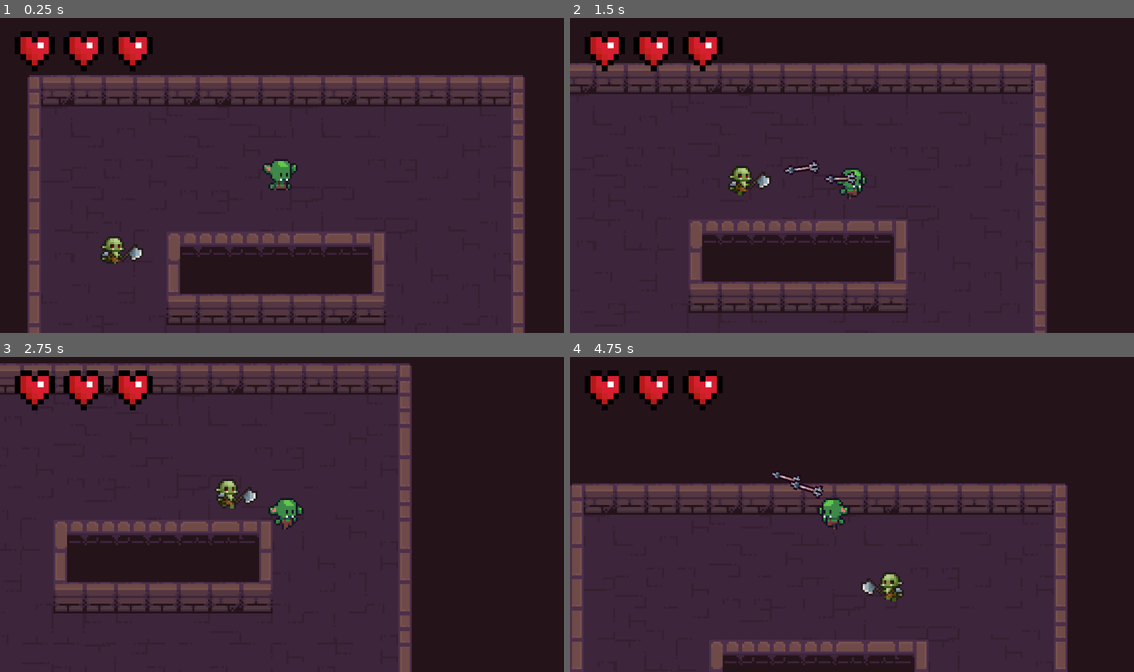
Above: before the commit, frames 1-4 (two rows, left to right).
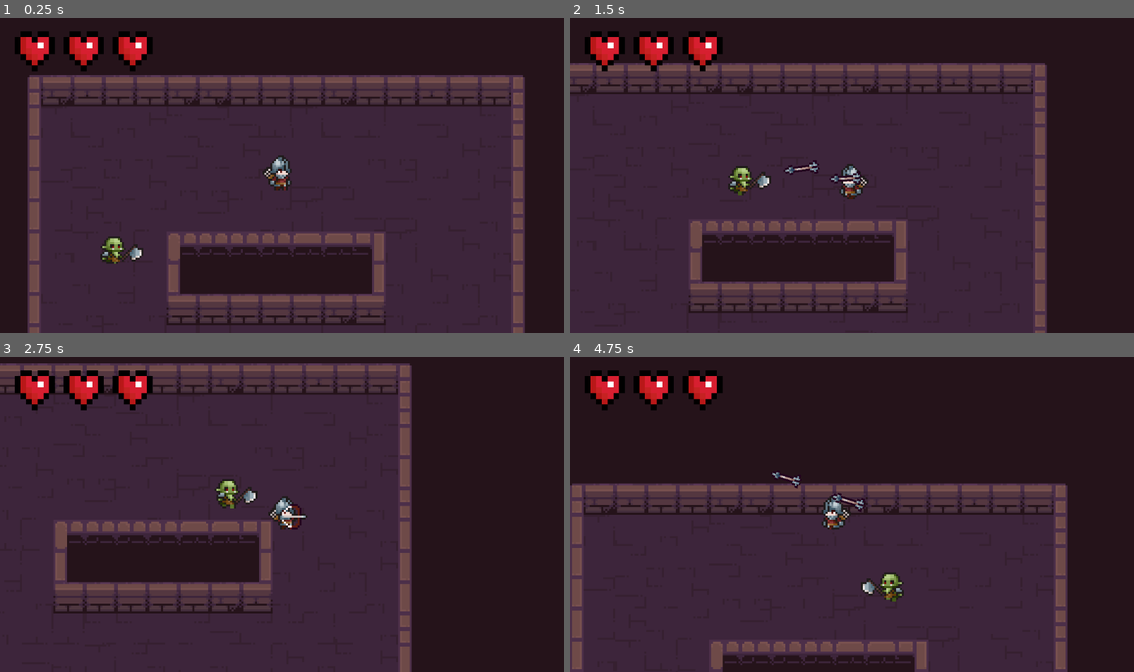
Above: after the commit, the same moments.

Repository: CatsAreCuteAndFast/knockback-topdown
Game: Godot game, scene res://scenes/levels/main_level.tscn
Two runs of this game, one before a commit and one after it. Both use one fixed random seed, a clock stepped at 60 frames per second and the inputs below.
Inputs (mouse positions are in pixels of both pictures, inside the frame that each line leads up to):
- Up to frame 1 (0.25 s): no input
- Up to frame 2 (1.5 s): move the mouse to (976, 159) at 0.52 s; press the mouse at (976, 159) at 0.53 s; hold D (right) 0.53-1.28 s; move the mouse to (739, 191) at 1.27 s; release the mouse at (739, 191) at 1.28 s; hold S (down) from 1.28 s (still down); click (739, 191) at 1.35 s
- Up to frame 3 (2.75 s): move the mouse to (338, 445) at 2.02 s; release S (down) at 2.03 s; press the mouse at (338, 445) at 2.03 s; hold D (right) from 2.03 s (still down)
- Up to frame 4 (4.75 s): move the mouse to (823, 577) at 2.77 s; release D (right) at 2.78 s; release the mouse at (823, 577) at 2.78 s; hold W (up) 2.78-3.53 s; click (823, 577) at 2.85 s; move the mouse to (1021, 561) at 3.52 s; press the mouse at (1021, 561) at 3.53 s; hold A (left) from 3.53 s (still down); move the mouse to (682, 467) at 4.27 s; release the mouse at (682, 467) at 4.28 s; click (682, 467) at 4.35 s

The runs differ from the first frame. In frame 1, 0.4% of the frame differs, in the area x 46-53%, y 43-55%; in frame 2, 0.4%; in frame 3, 0.4%; in frame 4, 0.6%, in the area x 38-53%, y 39-55%.

Commit message:
Upgraded character sprites

Diff:
--- a/scenes/player.tscn
+++ b/scenes/player.tscn
@@ -1,12 +1,13 @@
-[gd_scene load_steps=39 format=3 uid="uid://bakfqh1scbfls"]
-
-[ext_resource type="Texture2D" uid="uid://depaho4mhmk1u" path="res://assets/sprites/characters/Goblin/PNG/spr_idle_strip9.png" id="1_5xdqb"]
+[gd_scene load_steps=44 format=3 uid="uid://bakfqh1scbfls"]
+
 [ext_resource type="Script" path="res://scripts/player.gd" id="1_7ktty"]
-[ext_resource type="Texture2D" uid="uid://d4mwxfbxooyyw" path="res://assets/sprites/characters/Goblin/PNG/spr_death_strip13.png" id="3_4y7ti"]
+[ext_resource type="Texture2D" uid="uid://cfay82e6dxpcq" path="res://assets/sprites/characters/Soldier/Soldier/Soldier-Death.png" id="2_kpo82"]
+[ext_resource type="Texture2D" uid="uid://5381e566d60k" path="res://assets/sprites/characters/Soldier/Soldier/Soldier-Idle.png" id="3_5ub65"]
 [ext_resource type="Script" path="res://scripts/heart_rendering.gd" id="4_2lric"]
-[ext_resource type="Texture2D" uid="uid://cndjw2ec7q8tq" path="res://assets/sprites/characters/Goblin/PNG/spr_run_strip8.png" id="4_i70v2"]
+[ext_resource type="Texture2D" uid="uid://cfw8n3wsyl7kk" path="res://assets/sprites/characters/Soldier/Soldier/Soldier-Attack03.png" id="4_y3gts"]
 [ext_resource type="PackedScene" uid="uid://cu3ysa60mvruu" path="res://scenes/heart.tscn" id="5_1t88h"]
 [ext_resource type="PackedScene" uid="uid://5k86ltesxpd2" path="res://scenes/health.tscn" id="5_33ota"]
+[ext_resource type="Texture2D" uid="uid://p6hgw4p2j03e" path="res://assets/sprites/characters/Soldier/Soldier/Soldier-Walk.png" id="5_u1ye7"]
 [ext_resource type="Script" path="res://scripts/states/state_machine.gd" id="7_pn01r"]
 [ext_resource type="Script" path="res://scripts/states/player_states/idle.gd" id="8_7y0h3"]
 [ext_resource type="Script" path="res://scripts/states/death.gd" id="8_uijcg"]
@@ -14,155 +15,151 @@
 [ext_resource type="Script" path="res://scripts/states/bow_attack.gd" id="12_3l86e"]
 [ext_resource type="PackedScene" uid="uid://dawvk43i148p3" path="res://scenes/arrow.tscn" id="13_0rxdf"]
 
-[sub_resource type="AtlasTexture" id="AtlasTexture_rjqi6"]
-atlas = ExtResource("3_4y7ti")
-region = Rect2(192, 0, 96, 64)
-
-[sub_resource type="AtlasTexture" id="AtlasTexture_2wq6k"]
-atlas = ExtResource("3_4y7ti")
-region = Rect2(288, 0, 96, 64)
-
-[sub_resource type="AtlasTexture" id="AtlasTexture_xgwd7"]
-atlas = ExtResource("3_4y7ti")
-region = Rect2(384, 0, 96, 64)
-
-[sub_resource type="AtlasTexture" id="AtlasTexture_830u6"]
-atlas = ExtResource("3_4y7ti")
-region = Rect2(480, 0, 96, 64)
-
-[sub_resource type="AtlasTexture" id="AtlasTexture_c1vbe"]
-atlas = ExtResource("3_4y7ti")
-region = Rect2(576, 0, 96, 64)
-
-[sub_resource type="AtlasTexture" id="AtlasTexture_c0bva"]
-atlas = ExtResource("3_4y7ti")
-region = Rect2(672, 0, 96, 64)
-
-[sub_resource type="AtlasTexture" id="AtlasTexture_cmiya"]
-atlas = ExtResource("3_4y7ti")
-region = Rect2(768, 0, 96, 64)
-
-[sub_resource type="AtlasTexture" id="AtlasTexture_gpdt3"]
-atlas = ExtResource("1_5xdqb")
-region = Rect2(0, 0, 96, 64)
-
-[sub_resource type="AtlasTexture" id="AtlasTexture_l6qi1"]
-atlas = ExtResource("1_5xdqb")
-region = Rect2(96, 0, 96, 64)
-
-[sub_resource type="AtlasTexture" id="AtlasTexture_d5xg1"]
-atlas = ExtResource("1_5xdqb")
-region = Rect2(192, 0, 96, 64)
-
-[sub_resource type="AtlasTexture" id="AtlasTexture_4fcrx"]
-atlas = ExtResource("1_5xdqb")
-region = Rect2(288, 0, 96, 64)
-
-[sub_resource type="AtlasTexture" id="AtlasTexture_va7qe"]
-atlas = ExtResource("1_5xdqb")
-region = Rect2(384, 0, 96, 64)
-
-[sub_resource type="AtlasTexture" id="AtlasTexture_3yc6u"]
-atlas = ExtResource("1_5xdqb")
-region = Rect2(480, 0, 96, 64)
-
-[sub_resource type="AtlasTexture" id="AtlasTexture_0fn4v"]
-atlas = ExtResource("1_5xdqb")
-region = Rect2(576, 0, 96, 64)
-
-[sub_resource type="AtlasTexture" id="AtlasTexture_tnrov"]
-atlas = ExtResource("1_5xdqb")
-region = Rect2(672, 0, 96, 64)
-
-[sub_resource type="AtlasTexture" id="AtlasTexture_bgjvr"]
-atlas = ExtResource("4_i70v2")
-region = Rect2(0, 0, 96, 64)
-
-[sub_resource type="AtlasTexture" id="AtlasTexture_bcmgb"]
-atlas = ExtResource("4_i70v2")
-region = Rect2(96, 0, 96, 64)
-
-[sub_resource type="AtlasTexture" id="AtlasTexture_13gkr"]
-atlas = ExtResource("4_i70v2")
-region = Rect2(192, 0, 96, 64)
-
-[sub_resource type="AtlasTexture" id="AtlasTexture_3r36j"]
-atlas = ExtResource("4_i70v2")
-region = Rect2(288, 0, 96, 64)
-
-[sub_resource type="AtlasTexture" id="AtlasTexture_t64u4"]
-atlas = ExtResource("4_i70v2")
-region = Rect2(384, 0, 96, 64)
-
-[sub_resource type="AtlasTexture" id="AtlasTexture_0b6ih"]
-atlas = ExtResource("4_i70v2")
-region = Rect2(480, 0, 96, 64)
-
-[sub_resource type="AtlasTexture" id="AtlasTexture_2mmhw"]
-atlas = ExtResource("4_i70v2")
-region = Rect2(576, 0, 96, 64)
-
-[sub_resource type="AtlasTexture" id="AtlasTexture_m67pk"]
-atlas = ExtResource("4_i70v2")
-region = Rect2(672, 0, 96, 64)
+[sub_resource type="AtlasTexture" id="AtlasTexture_pknpq"]
+atlas = ExtResource("2_kpo82")
+region = Rect2(100, 0, 100, 100)
+
+[sub_resource type="AtlasTexture" id="AtlasTexture_lyeq4"]
+atlas = ExtResource("2_kpo82")
+region = Rect2(0, 0, 100, 100)
+
+[sub_resource type="AtlasTexture" id="AtlasTexture_yt104"]
+atlas = ExtResource("2_kpo82")
+region = Rect2(200, 0, 100, 100)
+
+[sub_resource type="AtlasTexture" id="AtlasTexture_ehga5"]
+atlas = ExtResource("2_kpo82")
+region = Rect2(300, 0, 100, 100)
+
+[sub_resource type="AtlasTexture" id="AtlasTexture_50d82"]
+atlas = ExtResource("3_5ub65")
+region = Rect2(0, 0, 100, 100)
+
+[sub_resource type="AtlasTexture" id="AtlasTexture_qgim3"]
+atlas = ExtResource("3_5ub65")
+region = Rect2(100, 0, 100, 100)
+
+[sub_resource type="AtlasTexture" id="AtlasTexture_6w0du"]
+atlas = ExtResource("3_5ub65")
+region = Rect2(200, 0, 100, 100)
+
+[sub_resource type="AtlasTexture" id="AtlasTexture_1nkfh"]
+atlas = ExtResource("3_5ub65")
+region = Rect2(300, 0, 100, 100)
+
+[sub_resource type="AtlasTexture" id="AtlasTexture_t4d7y"]
+atlas = ExtResource("3_5ub65")
+region = Rect2(400, 0, 100, 100)
+
+[sub_resource type="AtlasTexture" id="AtlasTexture_h84fn"]
+atlas = ExtResource("3_5ub65")
+region = Rect2(500, 0, 100, 100)
+
+[sub_resource type="AtlasTexture" id="AtlasTexture_p5ulr"]
+atlas = ExtResource("4_y3gts")
+region = Rect2(0, 0, 100, 100)
+
+[sub_resource type="AtlasTexture" id="AtlasTexture_c1a2t"]
+atlas = ExtResource("4_y3gts")
+region = Rect2(100, 0, 100, 100)
+
+[sub_resource type="AtlasTexture" id="AtlasTexture_vrgtr"]
+atlas = ExtResource("4_y3gts")
+region = Rect2(200, 0, 100, 100)
+
+[sub_resource type="AtlasTexture" id="AtlasTexture_6l8lr"]
+atlas = ExtResource("4_y3gts")
+region = Rect2(300, 0, 100, 100)
+
+[sub_resource type="AtlasTexture" id="AtlasTexture_wsh4b"]
+atlas = ExtResource("4_y3gts")
+region = Rect2(400, 0, 100, 100)
+
+[sub_resource type="AtlasTexture" id="AtlasTexture_4y2dn"]
+atlas = ExtResource("4_y3gts")
+region = Rect2(500, 0, 100, 100)
+
+[sub_resource type="AtlasTexture" id="AtlasTexture_bhx6k"]
+atlas = ExtResource("4_y3gts")
+region = Rect2(600, 0, 100, 100)
+
+[sub_resource type="AtlasTexture" id="AtlasTexture_bnq0x"]
+atlas = ExtResource("4_y3gts")
+region = Rect2(700, 0, 100, 100)
+
+[sub_resource type="AtlasTexture" id="AtlasTexture_o0ald"]
+atlas = ExtResource("4_y3gts")
+region = Rect2(800, 0, 100, 100)
+
+[sub_resource type="AtlasTexture" id="AtlasTexture_5hrda"]
+atlas = ExtResource("5_u1ye7")
+region = Rect2(0, 0, 100, 100)
+
+[sub_resource type="AtlasTexture" id="AtlasTexture_rp6u0"]
+atlas = ExtResource("5_u1ye7")
+region = Rect2(100, 0, 100, 100)
+
+[sub_resource type="AtlasTexture" id="AtlasTexture_cnixo"]
+atlas = ExtResource("5_u1ye7")
+region = Rect2(200, 0, 100, 100)
+
+[sub_resource type="AtlasTexture" id="AtlasTexture_rg4ub"]
+atlas = ExtResource("5_u1ye7")
+region = Rect2(300, 0, 100, 100)
+
+[sub_resource type="AtlasTexture" id="AtlasTexture_cniix"]
+atlas = ExtResource("5_u1ye7")
+region = Rect2(400, 0, 100, 100)
+
+[sub_resource type="AtlasTexture" id="AtlasTexture_act61"]
+atlas = ExtResource("5_u1ye7")
+region = Rect2(500, 0, 100, 100)
+
+[sub_resource type="AtlasTexture" id="AtlasTexture_k0bj6"]
+atlas = ExtResource("5_u1ye7")
+region = Rect2(600, 0, 100, 100)
+
+[sub_resource type="AtlasTexture" id="AtlasTexture_hd4ds"]
+atlas = ExtResource("5_u1ye7")
+region = Rect2(700, 0, 100, 100)
 
 [sub_resource type="SpriteFrames" id="SpriteFrames_md2xy"]
 animations = [{
-"frames": [],
-"loop": true,
-"name": &"attack",
-"speed": 5.0
-}, {
-"frames": [{
-"duration": 1.5,
-"texture": SubResource("AtlasTexture_rjqi6")
-}, {
-"duration": 1.0,
-"texture": SubResource("AtlasTexture_2wq6k")
-}, {
-"duration": 0.5,
-"texture": SubResource("AtlasTexture_xgwd7")
-}, {
-"duration": 1.0,
-"texture": SubResource("AtlasTexture_830u6")
-}, {
-"duration": 2.0,
-"texture": SubResource("AtlasTexture_c1vbe")
-}, {
-"duration": 1.0,
-"texture": SubResource("AtlasTexture_c0bva")
-}, {
-"duration": 10.0,
-"texture": SubResource("AtlasTexture_cmiya")
+"frames": [{
+"duration": 1.0,
+"texture": SubResource("AtlasTexture_pknpq")
+}, {
+"duration": 1.0,
+"texture": SubResource("AtlasTexture_lyeq4")
+}, {
+"duration": 1.0,
+"texture": SubResource("AtlasTexture_yt104")
+}, {
+"duration": 6.0,
+"texture": SubResource("AtlasTexture_ehga5")
 }],
 "loop": false,
 "name": &"death",
-"speed": 7.0
-}, {
-"frames": [{
-"duration": 1.0,
-"texture": SubResource("AtlasTexture_gpdt3")
-}, {
-"duration": 1.0,
-"texture": SubResource("AtlasTexture_l6qi1")
-}, {
-"duration": 1.0,
-"texture": SubResource("AtlasTexture_d5xg1")
-}, {
-"duration": 1.0,
-"texture": SubResource("AtlasTexture_4fcrx")
-}, {
-"duration": 1.0,
-"texture": SubResource("AtlasTexture_va7qe")
-}, {
-"duration": 1.0,
-"texture": SubResource("AtlasTexture_3yc6u")
-}, {
-"duration": 1.0,
-"texture": SubResource("AtlasTexture_0fn4v")
-}, {
-"duration": 1.0,
-"texture": SubResource("AtlasTexture_tnrov")
+"speed": 3.0
+}, {
+"frames": [{
+"duration": 1.0,
+"texture": SubResource("AtlasTexture_50d82")
+}, {
+"duration": 1.0,
+"texture": SubResource("AtlasTexture_qgim3")
+}, {
+"duration": 1.0,
+"texture": SubResource("AtlasTexture_6w0du")
+}, {
+"duration": 1.0,
+"texture": SubResource("AtlasTexture_1nkfh")
+}, {
+"duration": 1.0,
+"texture": SubResource("AtlasTexture_t4d7y")
+}, {
+"duration": 1.0,
+"texture": SubResource("AtlasTexture_h84fn")
 }],
 "loop": true,
 "name": &"idle",
@@ -170,32 +167,69 @@
 }, {
 "frames": [{
 "duration": 1.0,
-"texture": SubResource("AtlasTexture_bgjvr")
-}, {
-"duration": 1.0,
-"texture": SubResource("AtlasTexture_bcmgb")
-}, {
-"duration": 1.0,
-"texture": SubResource("AtlasTexture_13gkr")
-}, {
-"duration": 1.0,
-"texture": SubResource("AtlasTexture_3r36j")
-}, {
-"duration": 1.0,
-"texture": SubResource("AtlasTexture_t64u4")
-}, {
-"duration": 1.0,
-"texture": SubResource("AtlasTexture_0b6ih")
-}, {
-"duration": 1.0,
-"texture": SubResource("AtlasTexture_2mmhw")
-}, {
-"duration": 1.0,
-"texture": SubResource("AtlasTexture_m67pk")
+"texture": SubResource("AtlasTexture_p5ulr")
+}, {
+"duration": 1.0,
+"texture": SubResource("AtlasTexture_c1a2t")
+}, {
+"duration": 1.0,
+"texture": SubResource("AtlasTexture_vrgtr")
+}, {
+"duration": 1.0,
+"texture": SubResource("AtlasTexture_6l8lr")
+}, {
+"duration": 1.0,
+"texture": SubResource("AtlasTexture_wsh4b")
+}, {
+"duration": 1.0,
+"texture": SubResource("AtlasTexture_4y2dn")
+}, {
+"duration": 1.0,
+"texture": SubResource("AtlasTexture_bhx6k")
+}],
+"loop": false,
+"name": &"load",
+"speed": 10.0
+}, {
+"frames": [{
+"duration": 1.0,
+"texture": SubResource("AtlasTexture_bnq0x")
+}, {
+"duration": 1.0,
+"texture": SubResource("AtlasTexture_o0ald")
+}],
+"loop": false,
+"name": &"release",
+"speed": 10.0
+}, {
+"frames": [{
+"duration": 1.0,
+"texture": SubResource("AtlasTexture_5hrda")
+}, {
+"duration": 1.0,
+"texture": SubResource("AtlasTexture_rp6u0")
+}, {
+"duration": 1.0,
+"texture": SubResource("AtlasTexture_cnixo")
+}, {
+"duration": 1.0,
+"texture": SubResource("AtlasTexture_rg4ub")
+}, {
+"duration": 1.0,
+"texture": SubResource("AtlasTexture_cniix")
+}, {
+"duration": 1.0,
+"texture": SubResource("AtlasTexture_act61")
+}, {
+"duration": 1.0,
+"texture": SubResource("AtlasTexture_k0bj6")
+}, {
+"duration": 1.0,
+"texture": SubResource("AtlasTexture_hd4ds")
 }],
 "loop": true,
 "name": &"walk",
-"speed": 10.0
+"speed": 12.0
 }]
 
 [sub_resource type="CircleShape2D" id="CircleShape2D_bdbdw"]
@@ -213,8 +247,10 @@
 [node name="AnimatedSprite2D" type="AnimatedSprite2D" parent="."]
 position = Vector2(0, -7)
 sprite_frames = SubResource("SpriteFrames_md2xy")
-animation = &"walk"
+animation = &"death"
 autoplay = "idle"
+frame = 3
+frame_progress = 1.0
 
 [node name="CollisionShape2D" type="CollisionShape2D" parent="."]
 z_index = 5
@@ -253,11 +289,12 @@
 script = ExtResource("10_so1cx")
 animated_sprite = NodePath("../../AnimatedSprite2D")
 
-[node name="BigBowAttack" type="Node" parent="StateMachine" node_paths=PackedStringArray("marker")]
+[node name="BigBowAttack" type="Node" parent="StateMachine" node_paths=PackedStringArray("marker", "animated_sprite")]
 script = ExtResource("12_3l86e")
 marker = NodePath("../../Marker2D")
 arrow = ExtResource("13_0rxdf")
 _target_player = false
+animated_sprite = NodePath("../../AnimatedSprite2D")
 
 [node name="Marker2D" type="Marker2D" parent="."]
 position = Vector2(0, -8)
--- a/scripts/states/bow_attack.gd
+++ b/scripts/states/bow_attack.gd
@@ -4,16 +4,48 @@
 @export var marker : Marker2D
 @export var arrow : PackedScene
 @export var _target_player = true
+@export var minimum_range = 40
+@export var maximum_range = 100
+@export var time_to_reach_max = 0.8
+@export var wait_after_shot = 0.5
+@export var animated_sprite : AnimatedSprite2D
+
+var current_time : float
+var _shot_fired = false
+var time_after_shot : float
+
+func _ready() -> void:
+	set_process_priority(-100)
+
+func _process(delta: float) -> void:
+	if _shot_fired:
+		time_after_shot += delta
+		if time_after_shot > wait_after_shot:
+			Transitioned.emit(self, "idle")
+
+func Enter():
+	animated_sprite.play("load")
 
 func Update(delta):
 	var mouse_pos = marker.get_global_mouse_position()
+	if mouse_pos.x - animated_sprite.global_position.x > 0:
+		animated_sprite.flip_h = false
+	else:
+		animated_sprite.flip_h = true
 	marker.look_at(mouse_pos)
+	current_time += delta
+	current_time = min(current_time, time_to_reach_max)
+	current_time /= time_to_reach_max
 
 
 func Exit():
+	_shot_fired = true
 	var arrow_instance = arrow.instantiate()
 	arrow_instance.rotation = marker.rotation
 	arrow_instance.global_position = marker.global_position
+	var original_range = arrow_instance.range
+	arrow_instance.range = lerp(minimum_range, maximum_range, current_time)
+	arrow_instance.speed *= arrow_instance.range / original_range
 	add_child(arrow_instance)
 
 	var killzone = arrow_instance.get_node("Killzone")
@@ -21,3 +53,4 @@
 		killzone._target_only_player = true
 	else:
 		killzone._target_only_player = false
+	current_time = 0
